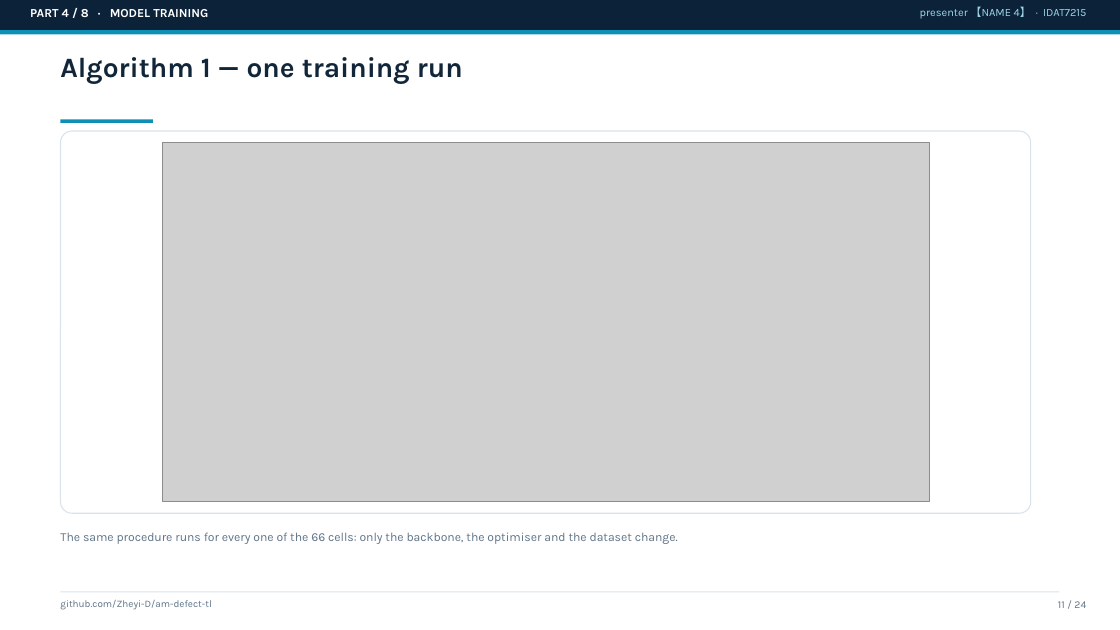
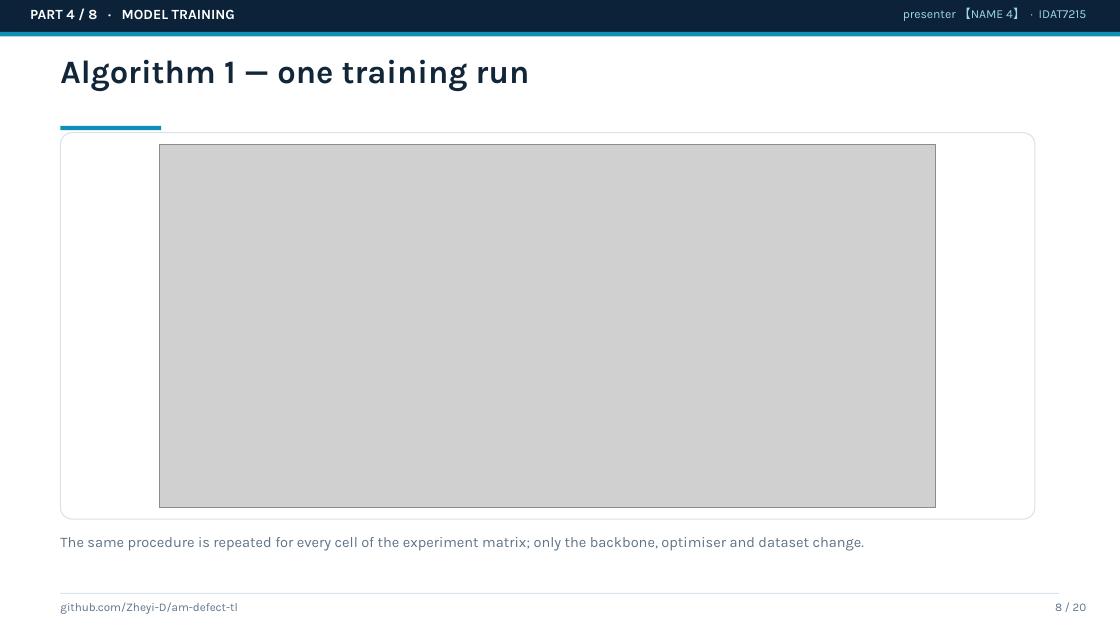
Before and after one commit to Zheyi-D/am-defect-tl, a slide deck: slide 8 of reports/slides_draft.pptx (slide 11 before the commit). Drawn at 1120x630 pixels with LibreOffice and Linux fonts; fonts in the diff are those of the drawing; grey boxes stand for pictures. Boxes give left, top, right and bottom in pixels: in the first picture for what was removed or moved away, otherwise in the second. Text is boxed around its words. In the diff, an @@ line names an element or a change of style, - is before the commit and + after.

```diff
--- a/reports/slides_draft.pptx
+++ b/reports/slides_draft.pptx
@@ text "PART 4 / 8 · ..." at [30,9,235,19]: size 10.5 to 12 pt @@
@@ text "presenter 【NAME 4】 · IDAT7215": place and size @@
-text "presenter 【NAME 4】 · IDAT7215" at [920,6,1086,19]
+text "presenter 【NAME 4】 · IDAT7215" at [903,7,1087,21]
@@ text "presenter 【NAME 4】 · IDAT7215" at [903,7,1087,21]: size 9.5 to 10.5 pt @@
@@ text "Algorithm 1 — one training ..." at [60,59,530,92]: size 24 to 28 pt @@
@@ rounded rectangle: place and size @@
-rounded rectangle at [60,131,1031,513]
+rounded rectangle at [60,133,1035,519]
@@ rectangle: place and size @@
-rectangle at [60,119,153,123]
+rectangle at [60,126,161,130]
@@ picture: place and size @@
-picture at [162,143,929,502]
+picture at [160,145,936,507]
@@ text at [60,537,864,551]: text changed; size 10.5 to 12.5 pt @@
-The same procedure runs for every one of the 66 cells: only the backbone, the optimiser and the dataset change.
+The same procedure is repeated for every cell of the experiment matrix; only the backbone, optimiser and dataset change.
@@ text "github.com/Zheyi-D/am-defect-tl" at [60,602,237,614]: size 8.5 to 10 pt @@
@@ text added at [1055,603,1087,611], 10 pt, text #5F7488 @@
+8 / 20
@@ text removed at [1058,601,1086,608] @@
-11 / 24
```
Also in this commit, not shown: 15 other slides changed, 4 slides added, 8 slides removed, 2 other files.
